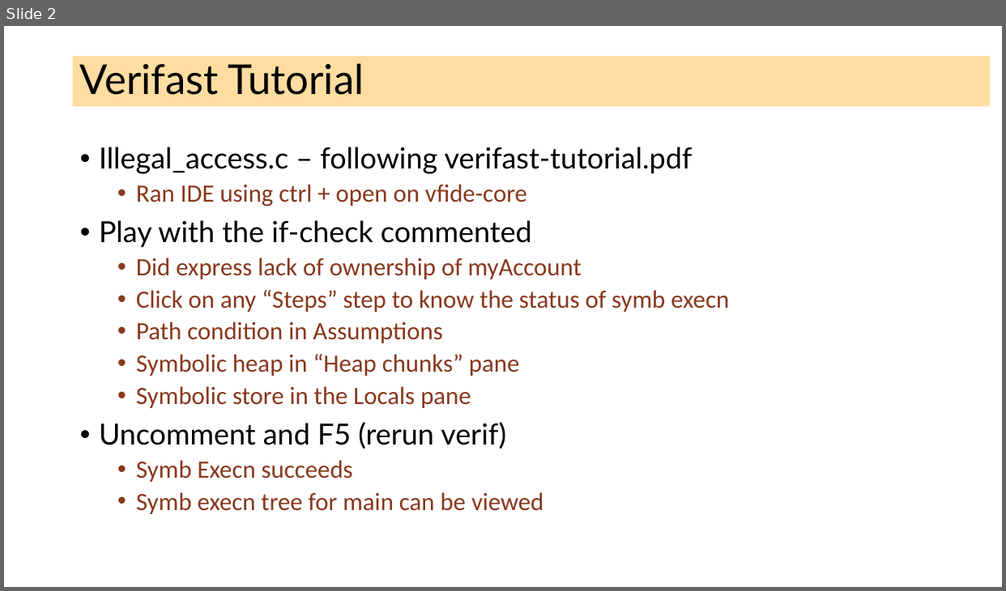
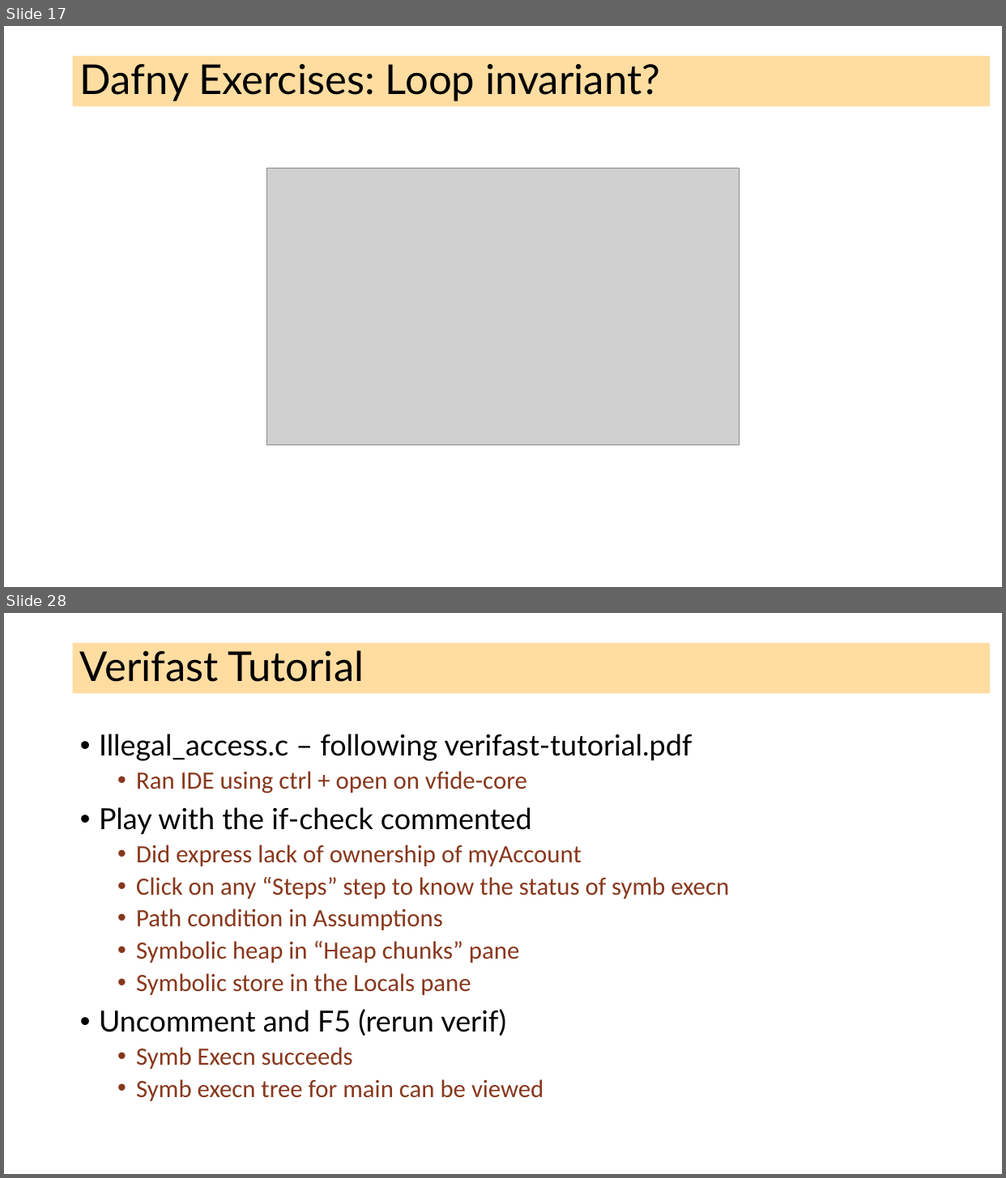
Before and after one commit to ganeshutah/cs6110s22, a slide deck: Lec17/Lec17.pptx. Shown one above the other, each under a label of ours: slide 2 before the commit, slides 17 and 28 after it; the slides between them are not shown. The pictures are 1006x591 and 1006x1178 pixels, drawn with LibreOffice and Linux fonts; fonts in the diff are those of the drawing; grey boxes stand for pictures. Boxes give left, top, right and bottom in pixels: in the first picture for what was removed or moved away, otherwise in the second. Text is boxed around its words. In the diff, an @@ line names an element or a change of style, - is before the commit and + after.

```diff
--- a/Lec17/Lec17.pptx
+++ b/Lec17/Lec17.pptx
@@ slide 17 added at [4, 26, 1002, 587], background #FFFFFF @@
@@ title added at [73, 56, 990, 107], fill #FFBD47 at 51% opacity, 39.6 pt, text #000000 @@
+Dafny Exercises: Loop invariant?
@@ picture added at [266, 169, 739, 446] @@
@@ what was slide 2 is now slide 28 @@
```
Also in this commit, not shown: 25 other slides added, 12 other files.
